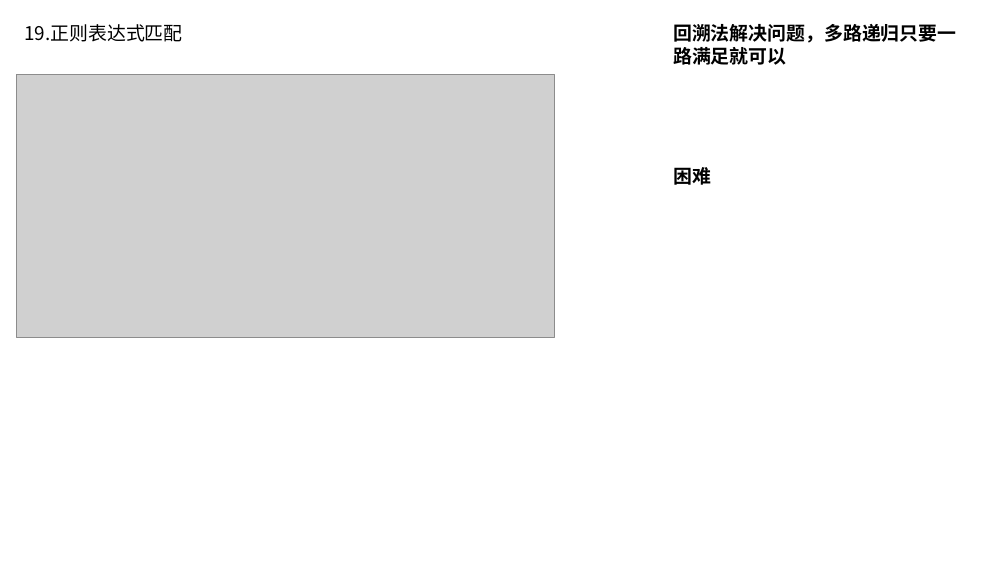
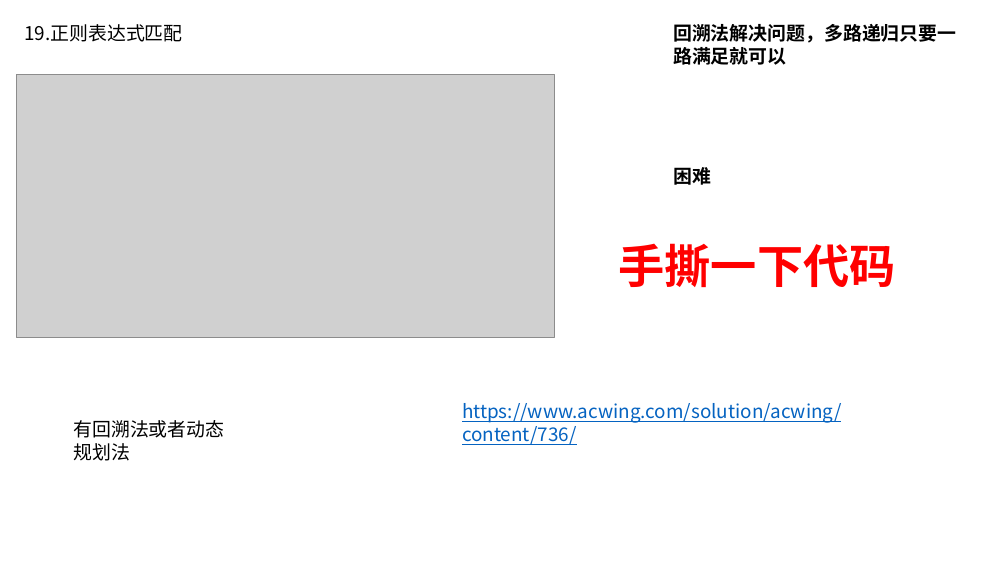
Before and after one commit to xiaojkql/Interview-Prepare, a slide deck: slide 22 of 数据结构和算法/剑指offer.pptx (slide 20 before the commit). Drawn at 1008x567 pixels with LibreOffice and Linux fonts; fonts in the diff are those of the drawing; grey boxes stand for pictures. Boxes give left, top, right and bottom in pixels: in the first picture for what was removed or moved away, otherwise in the second. Text is boxed around its words. In the diff, an @@ line names an element or a change of style, - is before the commit and + after.

```diff
--- a/数据结构和算法/剑指offer.pptx
+++ b/数据结构和算法/剑指offer.pptx
@@ text added at (x1=619, y1=243, x2=896, y2=287), 44 pt, text #FF0000, bold @@
+手撕一下代码
@@ text added at (x1=462, y1=403, x2=842, y2=445), 18 pt, text #0563C1, underline @@
+https://www.acwing.com/solution/acwing/content/736/
@@ text added at (x1=73, y1=420, x2=224, y2=461), 18 pt, text #000000 @@
+有回溯法或者动态规划法
```
Also in this commit, not shown: 59 other slides changed, 2 slides added, 6 other files.
